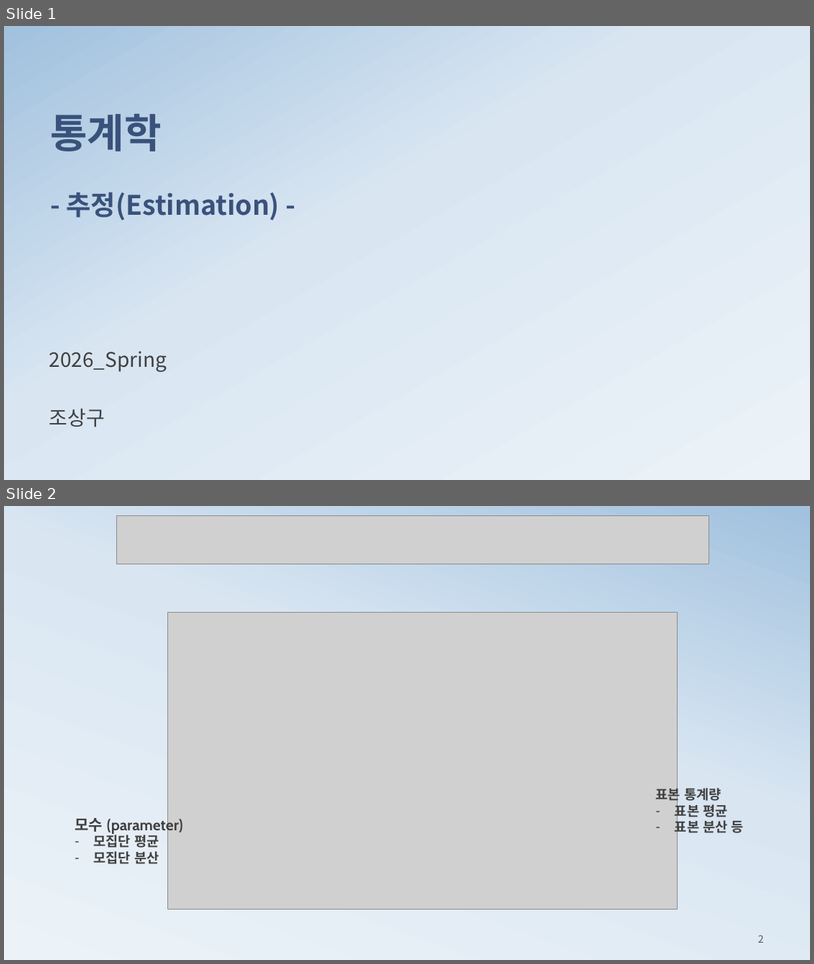
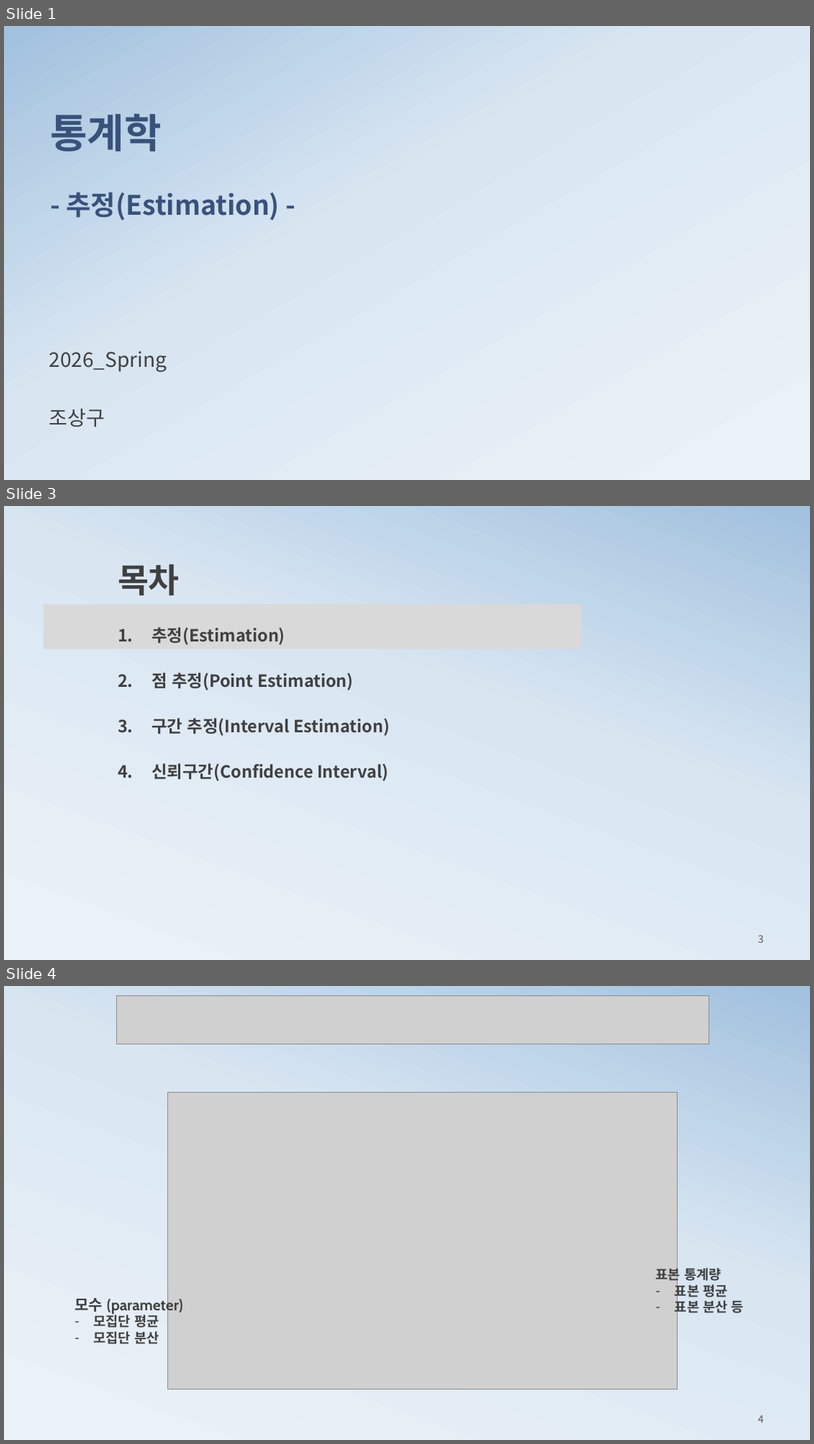
Before and after one commit to ancestor9/mathematics-for-machine-learning, a slide deck: 3_Estimation.pptx. Shown one above the other, each under a label of ours: slides 1 and 2 before the commit, slides 1, 3 and 4 after it; the slides between them are not shown. The pictures are 814x964 and 814x1444 pixels, drawn with LibreOffice and Linux fonts; fonts in the diff are those of the drawing; grey boxes stand for pictures; background and template pictures are left out. Boxes give left, top, right and bottom in pixels: in the first picture for what was removed or moved away, otherwise in the second. Text is boxed around its words. In the diff, an @@ line names an element or a change of style, - is before the commit and + after.

```diff
--- a/3_Estimation.pptx
+++ b/3_Estimation.pptx
@@ slide 3 added at (x1=4, y1=506, x2=810, y2=960), background gradient #ECF3F8 to #D9E6F2 to #A1C1DE @@
@@ text added at (x1=118, y1=564, x2=390, y2=781), 20 pt, text #404040, bold @@
+목차
+1. 추정(Estimation)
+2. 점 추정(Point Estimation)
+3. 구간 추정(Interval Estimation)
+4. 신뢰구간(Confidence Interval)
@@ rectangle added at (x1=44, y1=604, x2=581, y2=649), fill #D9D9D9 @@
@@ page number added at (x1=759, y1=934, x2=764, y2=942), 12 pt, text #595959 @@
+3
@@ what was slide 2 is now slide 4 @@
@@ page number at (x1=759, y1=1415, x2=764, y2=1422): text changed @@
-2
+4
```
Also in this commit, not shown: 2 slides changed, 5 other slides added.
